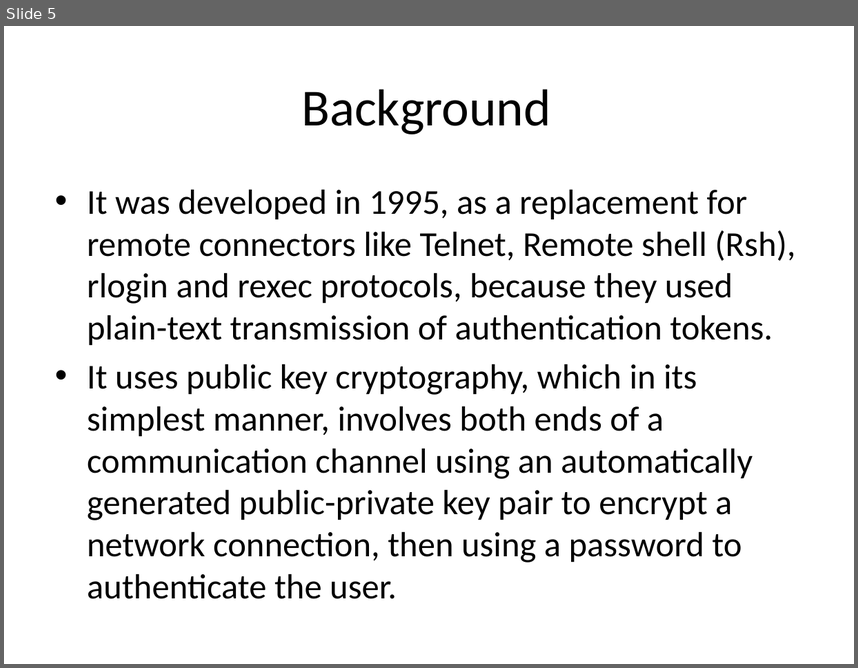
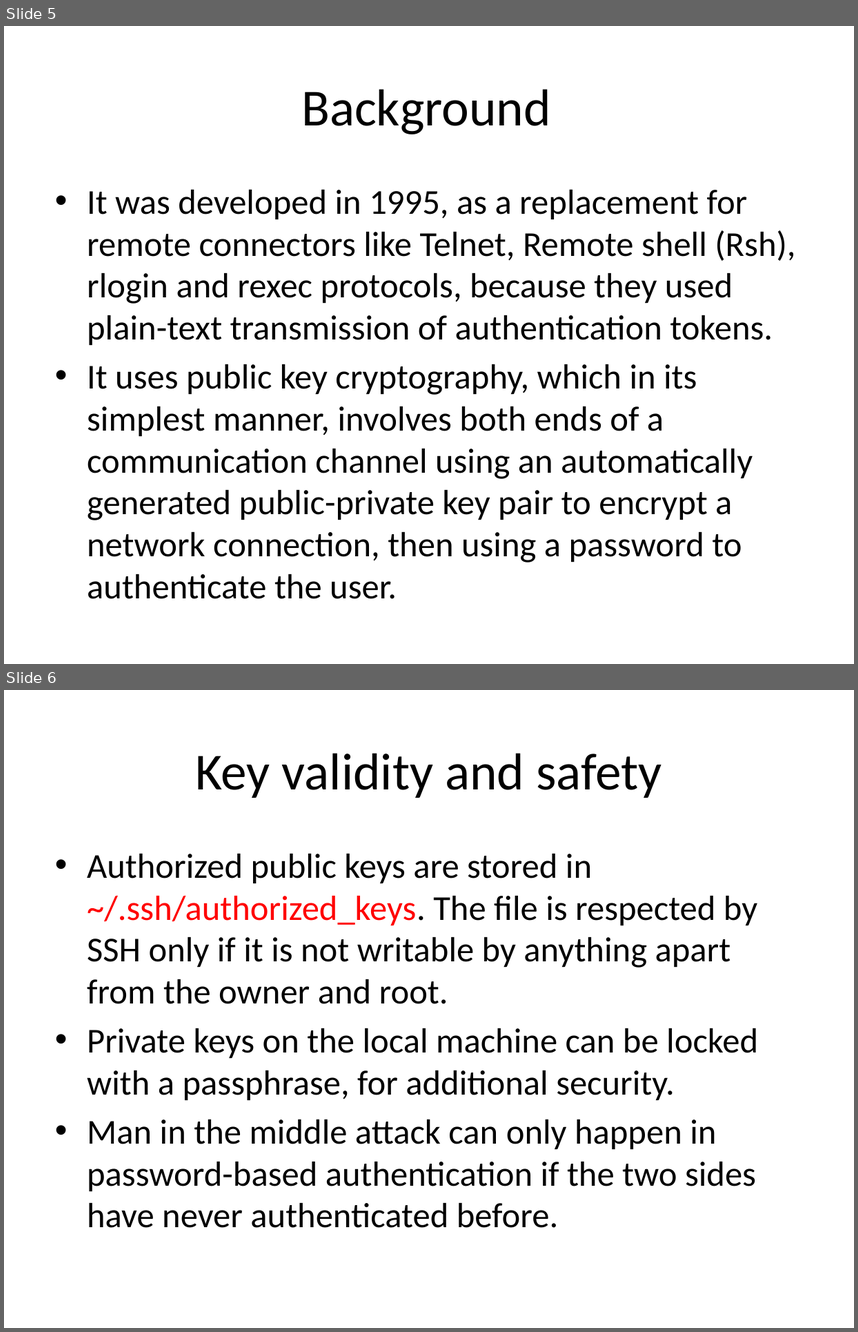
Before and after one commit to Dev-wonderful/Peer-learning-day, a slide deck: SSH-PLD.pptx. Shown one above the other, each under a label of ours: slide 5 before the commit, slides 5 and 6 after it. The pictures are 858x668 and 858x1332 pixels, drawn with LibreOffice and Linux fonts; fonts in the diff are those of the drawing. Boxes give left, top, right and bottom in pixels: in the first picture for what was removed or moved away, otherwise in the second. Text is boxed around its words. In the diff, an @@ line names an element or a change of style, - is before the commit and + after.

```diff
--- a/SSH-PLD.pptx
+++ b/SSH-PLD.pptx
@@ slide 6 added at (4, 690, 854, 1328), background #FFFFFF @@
@@ title added at (195, 753, 662, 798), 44 pt, text #000000 @@
+Key validity and safety
@@ text added at (87, 854, 758, 1228), 29.6 pt, text #000000 @@
+• Authorized public keys are stored in ~/.ssh/authorized_keys. The file is respected by SSH only if it is not writable by anything apart from the owner and root.
+• Private keys on the local machine can be locked with a passphrase, for additional security.
+• Man in the middle attack can only happen in password-based authentication if the two sides have never authenticated before.
```
Also in this commit, not shown: 4 other slides added, 1 slide removed.
